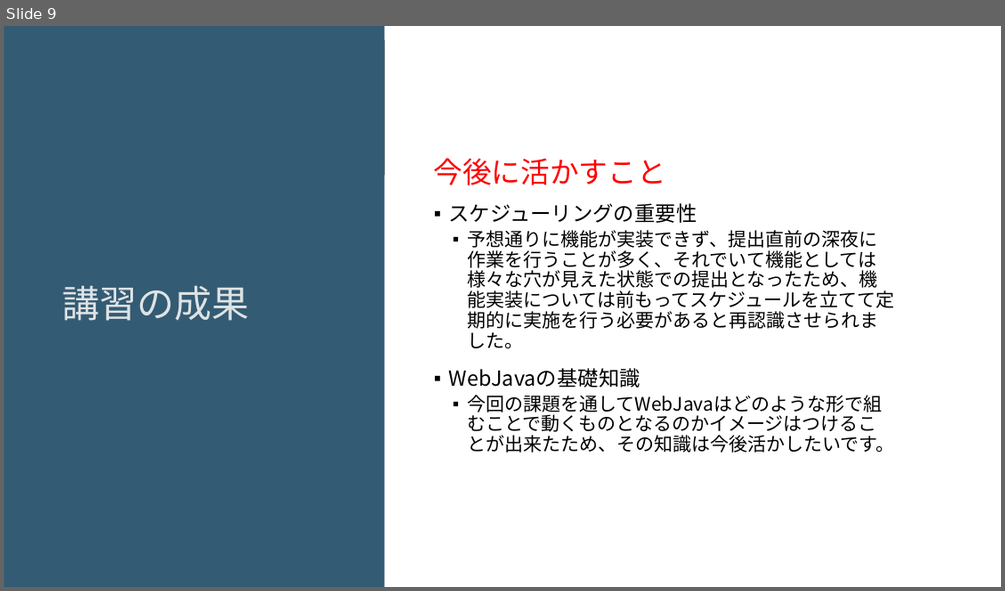
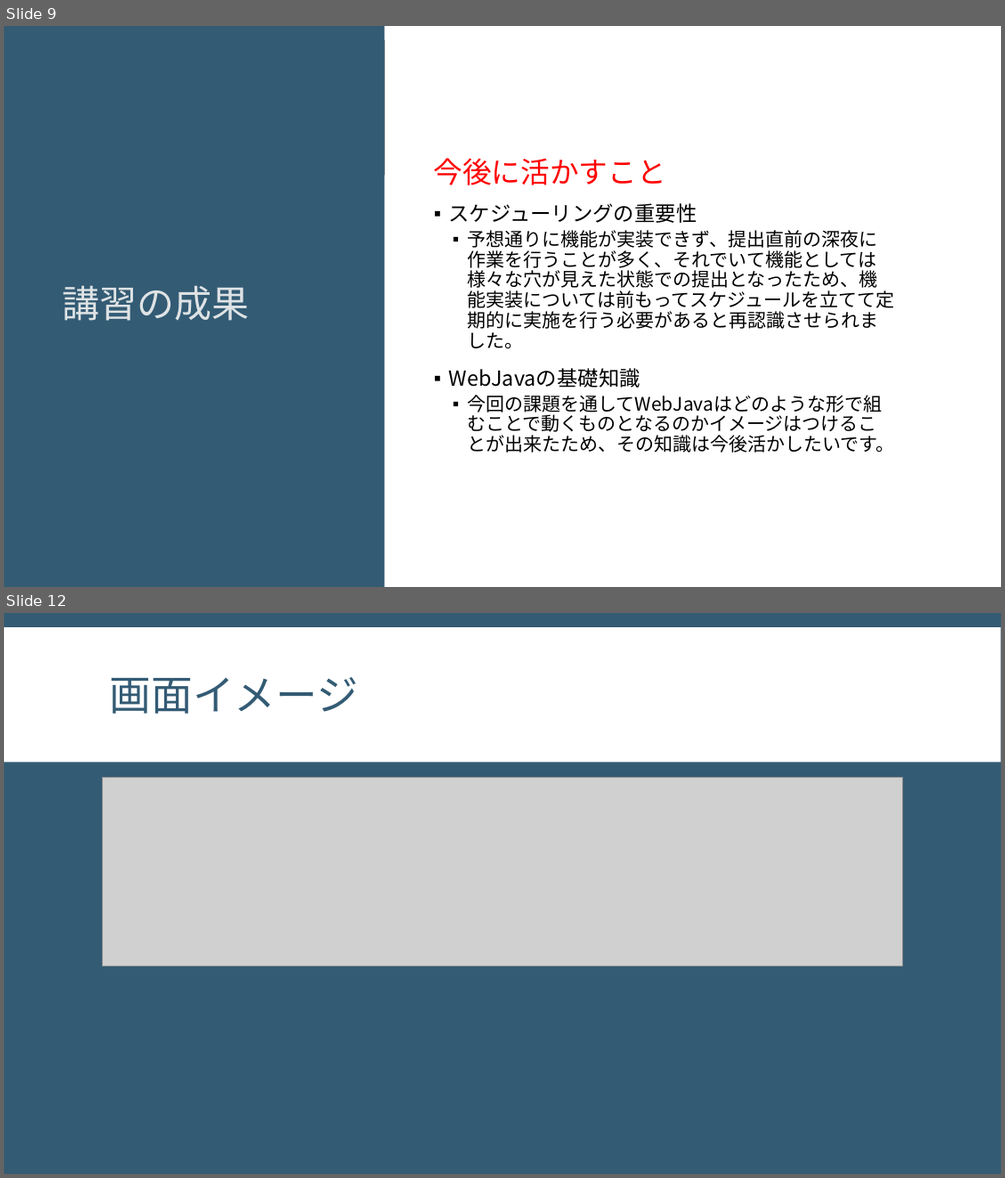
Before and after one commit to AdachiTaro/webjava_3, a slide deck: doc/【201464_安達太郎】虎の穴WebJava初級振り返り.pptx. Shown one above the other, each under a label of ours: slide 9 before the commit, slides 9 and 12 after it; the slides between them are not shown. The pictures are 1005x591 and 1005x1178 pixels, drawn with LibreOffice and Linux fonts; fonts in the diff are those of the drawing; grey boxes stand for pictures. Boxes give left, top, right and bottom in pixels: in the first picture for what was removed or moved away, otherwise in the second. Text is boxed around its words. In the diff, an @@ line names an element or a change of style, - is before the commit and + after.

Commit message:
振り返り資料に画面イメージ追加

```diff
--- a/doc/【201464_安達太郎】虎の穴WebJava初級振り返り.pptx
+++ b/doc/【201464_安達太郎】虎の穴WebJava初級振り返り.pptx
@@ slide 12 added at <box>4,613,1001,1174</box>, background #335B74 @@
@@ rectangle added at <box>4,627,1001,762</box>, fill #FFFFFF @@
@@ title added at <box>110,677,358,714</box>, 40 pt, text #335B74 @@
+画面イメージ
@@ picture added at <box>103,777,903,966</box> @@
```
Also in this commit, not shown: 4 other slides added.
